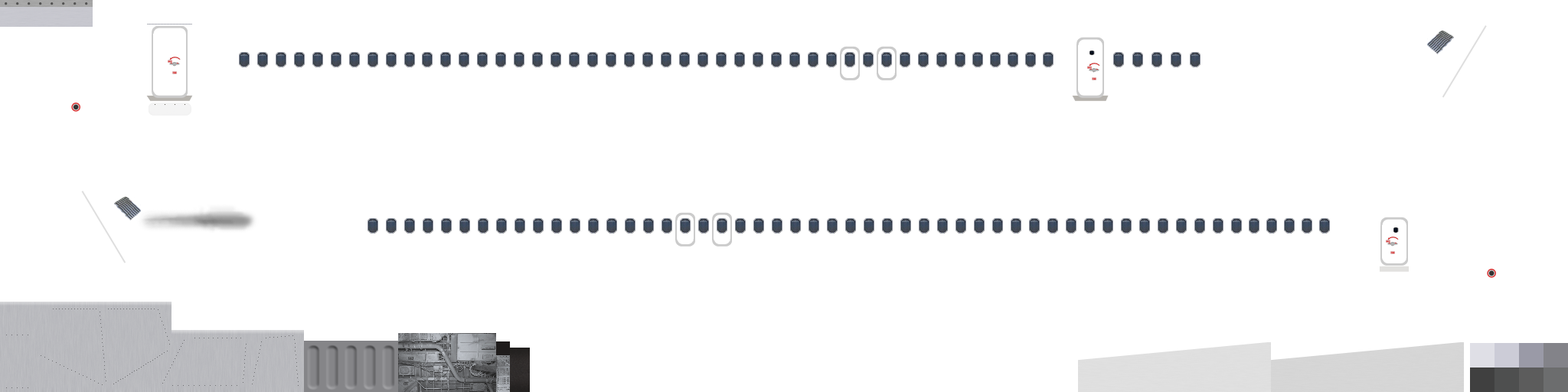
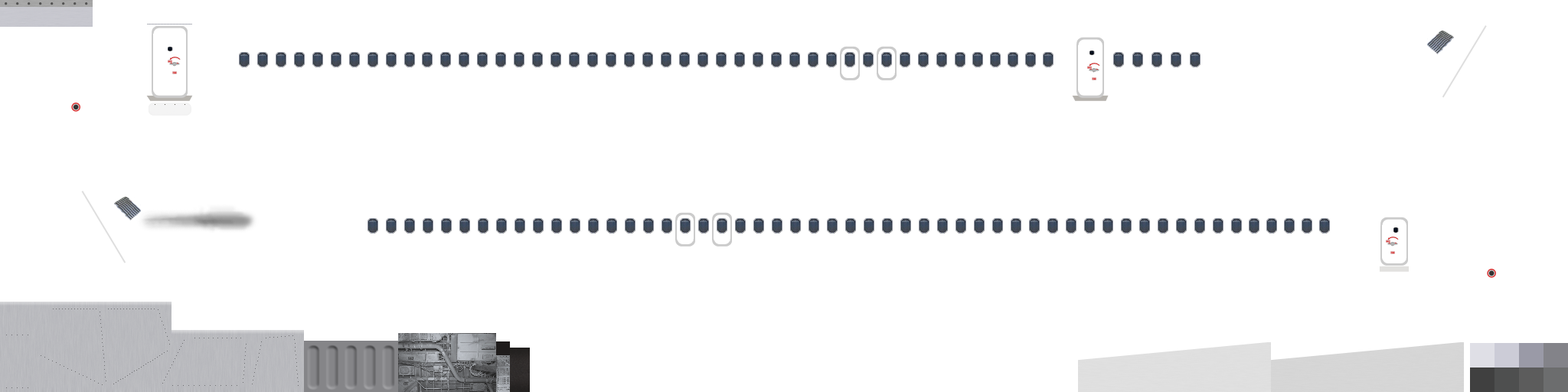
Layer changes from the first 1568x392 image to the second:
painted on "Handles" over [167, 46, 174, 52]
